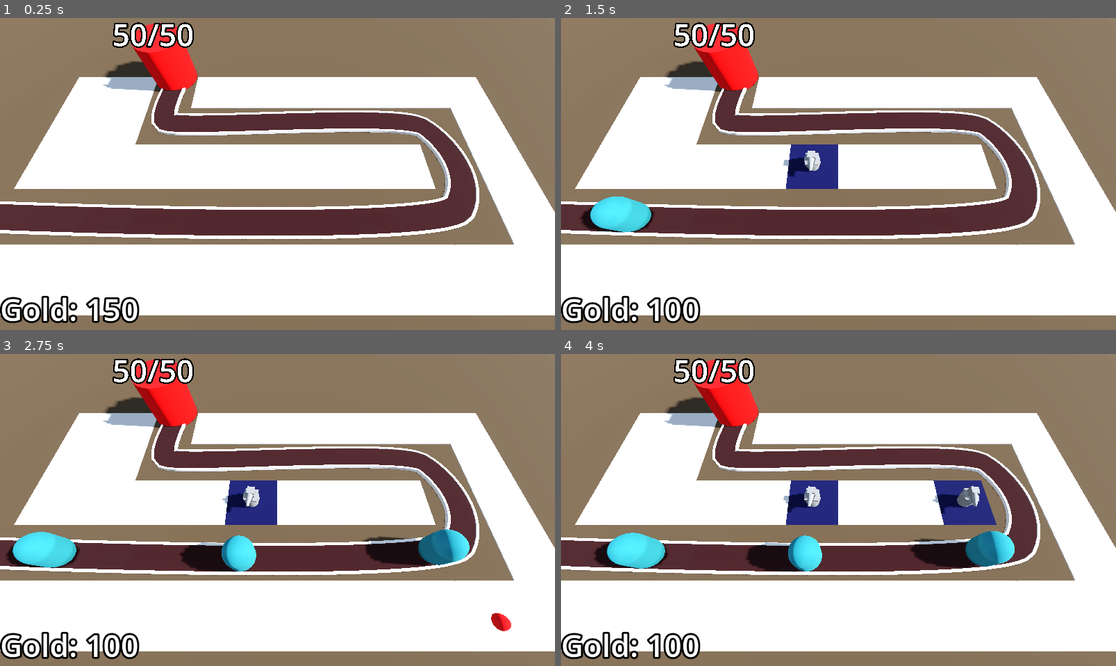
Above: before the commit, frames 1-4 (two rows, left to right).
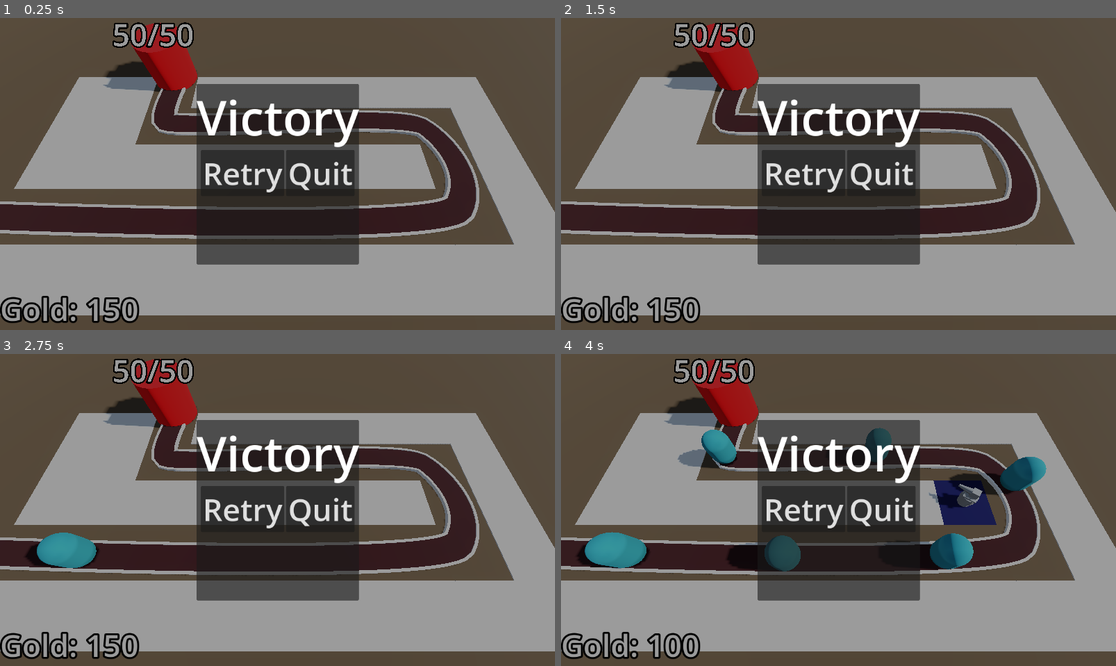
Above: after the commit, the same moments.

Repository: mje819/Barbarian-Blaster
Game: Godot game, scene res://base_level.tscn
Same seed, same stepped clock (60 frames per second), same inputs: the game is played once before the commit and once after it.
Inputs (mouse positions are in pixels of both pictures, inside the frame that each line leads up to):
- Up to frame 1 (0.25 s): no input
- Up to frame 2 (1.5 s): click (805, 174) at 0.5 s, where only the run after the commit has a clickable "Retry"; click (805, 174) at 1.25 s, where only the run after the commit has a clickable "Retry"
- Up to frame 3 (2.75 s): click (244, 510) at 2 s, where only the run after the commit has a clickable "Retry"
- Up to frame 4 (4 s): move the mouse to (960, 494) at 2.77 s; click (960, 494) at 2.85 s; move the mouse to (727, 525) at 3.52 s; click (727, 525) at 3.6 s

The runs differ from the first frame. In frame 1, 98% of the frame differs, in the area x 0-100%, y 0-100%; in frame 2, 98%; in frame 3, 98%; in frame 4, 98%.

Commit message:
add victory layer wip

Diff:
--- a/DifficultyManager/difficulty_manager.gd
+++ b/DifficultyManager/difficulty_manager.gd
@@ -9,7 +9,7 @@
 @onready var timer: Timer = $Timer
 
 func _ready() -> void:
-	Engine.time_scale = 3
+	Engine.time_scale = 7
 	timer.start(game_length)
 
 func _process(_delta: float) -> void:
--- /dev/null
+++ b/UI/victory_layer.gd
@@ -0,0 +1,10 @@
+extends CanvasLayer
+
+
+
+func _on_retry_button_pressed() -> void:
+	get_tree().reload_current_scene()
+
+
+func _on_quit_button_pressed() -> void:
+	get_tree().quit()
--- /dev/null
+++ b/UI/victory_layer.tscn
@@ -0,0 +1,61 @@
+[gd_scene format=3 uid="uid://cqwiydufhvhtr"]
+
+[ext_resource type="Script" uid="uid://cawq8t1qy1cjm" path="res://UI/victory_layer.gd" id="1_4etjl"]
+
+[sub_resource type="LabelSettings" id="LabelSettings_xjg0i"]
+font_size = 100
+
+[node name="VictoryLayer" type="CanvasLayer" unique_id=1248367803]
+script = ExtResource("1_4etjl")
+
+[node name="ColorRect" type="ColorRect" parent="." unique_id=621270274]
+anchors_preset = 15
+anchor_right = 1.0
+anchor_bottom = 1.0
+grow_horizontal = 2
+grow_vertical = 2
+color = Color(0, 0, 0, 0.39215687)
+
+[node name="CenterContainer" type="CenterContainer" parent="." unique_id=314507400]
+anchors_preset = 8
+anchor_left = 0.5
+anchor_top = 0.5
+anchor_right = 0.5
+anchor_bottom = 0.5
+offset_left = -122.5
+offset_top = -89.0
+offset_right = 122.5
+offset_bottom = 89.0
+grow_horizontal = 2
+grow_vertical = 2
+
+[node name="PanelContainer" type="PanelContainer" parent="CenterContainer" unique_id=1278430859]
+custom_minimum_size = Vector2(300, 375)
+layout_mode = 2
+
+[node name="VBoxContainer" type="VBoxContainer" parent="CenterContainer/PanelContainer" unique_id=1537715463]
+layout_mode = 2
+theme_override_constants/separation = 0
+
+[node name="Label" type="Label" parent="CenterContainer/PanelContainer/VBoxContainer" unique_id=800896729]
+layout_mode = 2
+text = "Victory"
+label_settings = SubResource("LabelSettings_xjg0i")
+horizontal_alignment = 1
+
+[node name="HBoxContainer" type="HBoxContainer" parent="CenterContainer/PanelContainer/VBoxContainer" unique_id=367723061]
+layout_mode = 2
+alignment = 1
+
+[node name="RetryButton" type="Button" parent="CenterContainer/PanelContainer/VBoxContainer/HBoxContainer" unique_id=48725260]
+layout_mode = 2
+theme_override_font_sizes/font_size = 64
+text = "Retry"
+
+[node name="QuitButton" type="Button" parent="CenterContainer/PanelContainer/VBoxContainer/HBoxContainer" unique_id=994885401]
+layout_mode = 2
+theme_override_font_sizes/font_size = 64
+text = "Quit"
+
+[connection signal="pressed" from="CenterContainer/PanelContainer/VBoxContainer/HBoxContainer/RetryButton" to="." method="_on_retry_button_pressed"]
+[connection signal="pressed" from="CenterContainer/PanelContainer/VBoxContainer/HBoxContainer/QuitButton" to="." method="_on_quit_button_pressed"]
--- a/base_level.tscn
+++ b/base_level.tscn
@@ -9,6 +9,7 @@
 [ext_resource type="PackedScene" uid="uid://d01unib15e15u" path="res://Turret/turret.tscn" id="6_u2wky"]
 [ext_resource type="Script" uid="uid://brmiqfbffbybp" path="res://Bank/bank.gd" id="8_bkkah"]
 [ext_resource type="PackedScene" uid="uid://mkj7f0lctt2k" path="res://DifficultyManager/difficulty_manager.tscn" id="9_xjg0i"]
+[ext_resource type="PackedScene" uid="uid://cqwiydufhvhtr" path="res://UI/victory_layer.tscn" id="10_ykwpl"]
 
 [sub_resource type="ProceduralSkyMaterial" id="ProceduralSkyMaterial_4sal3"]
 sky_horizon_color = Color(0.66224277, 0.6717428, 0.6867428, 1)
@@ -73,10 +74,9 @@
 }
 metadata/_editor_floor_ = Vector3(0, 0, 0)
 
-[node name="EnemyPath" type="Path3D" parent="." unique_id=2064834365 node_paths=PackedStringArray("victory_layer", "difficulty_manager")]
+[node name="EnemyPath" type="Path3D" parent="." unique_id=2064834365 node_paths=PackedStringArray("difficulty_manager")]
 curve = SubResource("Curve3D_bo3yr")
 script = ExtResource("3_2elnx")
-victory_layer = NodePath("../VictoryLayer")
 enemy_scene = ExtResource("2_5vx1e")
 difficulty_manager = NodePath("../DifficultyManager")
 
@@ -156,16 +156,7 @@
 
 [node name="DifficultyManager" parent="." unique_id=803187370 instance=ExtResource("9_xjg0i")]
 
-[node name="VictoryLayer" type="CanvasLayer" parent="." unique_id=2083961580]
-visible = false
-
-[node name="ColorRect" type="ColorRect" parent="VictoryLayer" unique_id=630298303]
-anchors_preset = 15
-anchor_right = 1.0
-anchor_bottom = 1.0
-grow_horizontal = 2
-grow_vertical = 2
-color = Color(0, 0, 0, 0.39215687)
+[node name="VictoryLayer" parent="." unique_id=1248367803 instance=ExtResource("10_ykwpl")]
 
 [connection signal="timeout" from="EnemyPath/Timer" to="EnemyPath" method="_on_timer_timeout"]
 [connection signal="stop_spawning_enemies" from="DifficultyManager" to="EnemyPath" method="_on_difficulty_manager_stop_spawning_enemies"]
Not shown, added: UI/victory_layer.gd.uid
